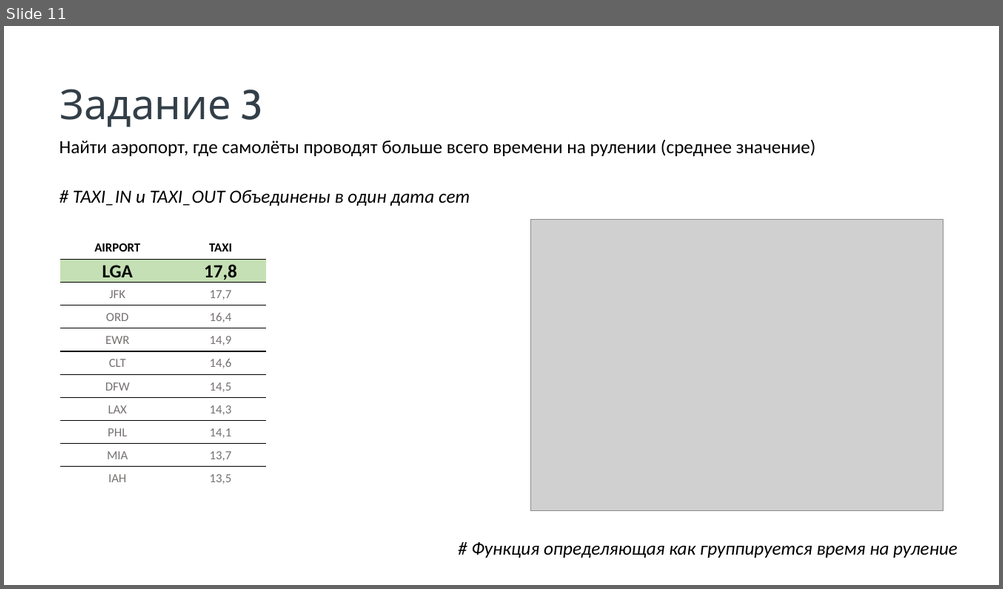
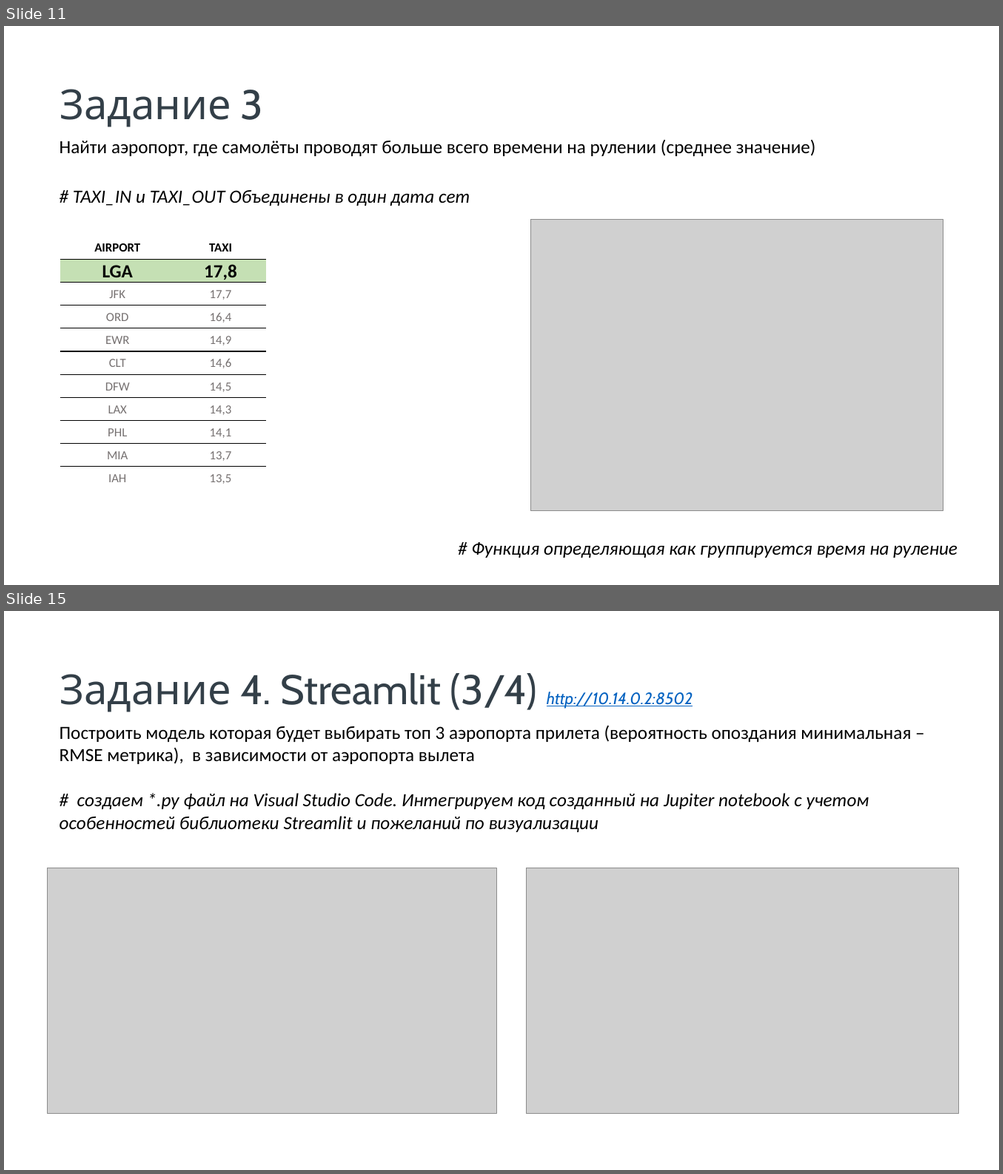
Before and after one commit to avnekrasov/Graduate_work, a slide deck: Некрасов_АВ_Школа DA_защита_проекта.pptx. Shown one above the other, each under a label of ours: slide 11 before the commit, slides 11 and 15 after it; the slides between them are not shown. The pictures are 1003x589 and 1003x1174 pixels, drawn with LibreOffice and Linux fonts; fonts in the diff are those of the drawing; grey boxes stand for pictures; background and template pictures are left out. Boxes give left, top, right and bottom in pixels: in the first picture for what was removed or moved away, otherwise in the second. Text is boxed around its words. In the diff, an @@ line names an element or a change of style, - is before the commit and + after.

```diff
--- a/Некрасов_АВ_Школа DA_защита_проекта.pptx
+++ b/Некрасов_АВ_Школа DA_защита_проекта.pptx
@@ slide 15 added at [4, 611, 999, 1170], background picture (left out) @@
@@ text added at [60, 673, 692, 712], 40 pt, text #333F48 @@
+Задание 4. Streamlit (3/4) http://10.14.0.2:8502
@@ text added at [60, 725, 910, 764], 18 pt, text #000000 @@
+Построить модель которая будет выбирать топ 3 аэропорта прилета (вероятность опоздания минимальная – RMSE метрика), в зависимости от аэропорта вылета
@@ text added at [60, 793, 869, 832], 18 pt, text #000000, italic @@
+# создаем *.py файл на Visual Studio Code. Интегрируем код созданный на Jupiter notebook с учетом особенностей библиотеки Streamlit и пожеланий по визуализации
@@ picture added at [47, 868, 496, 1113] @@
@@ picture added at [526, 868, 959, 1113] @@
```
Also in this commit, not shown: 3 slides changed, 1 other slide added, 5 other files.
